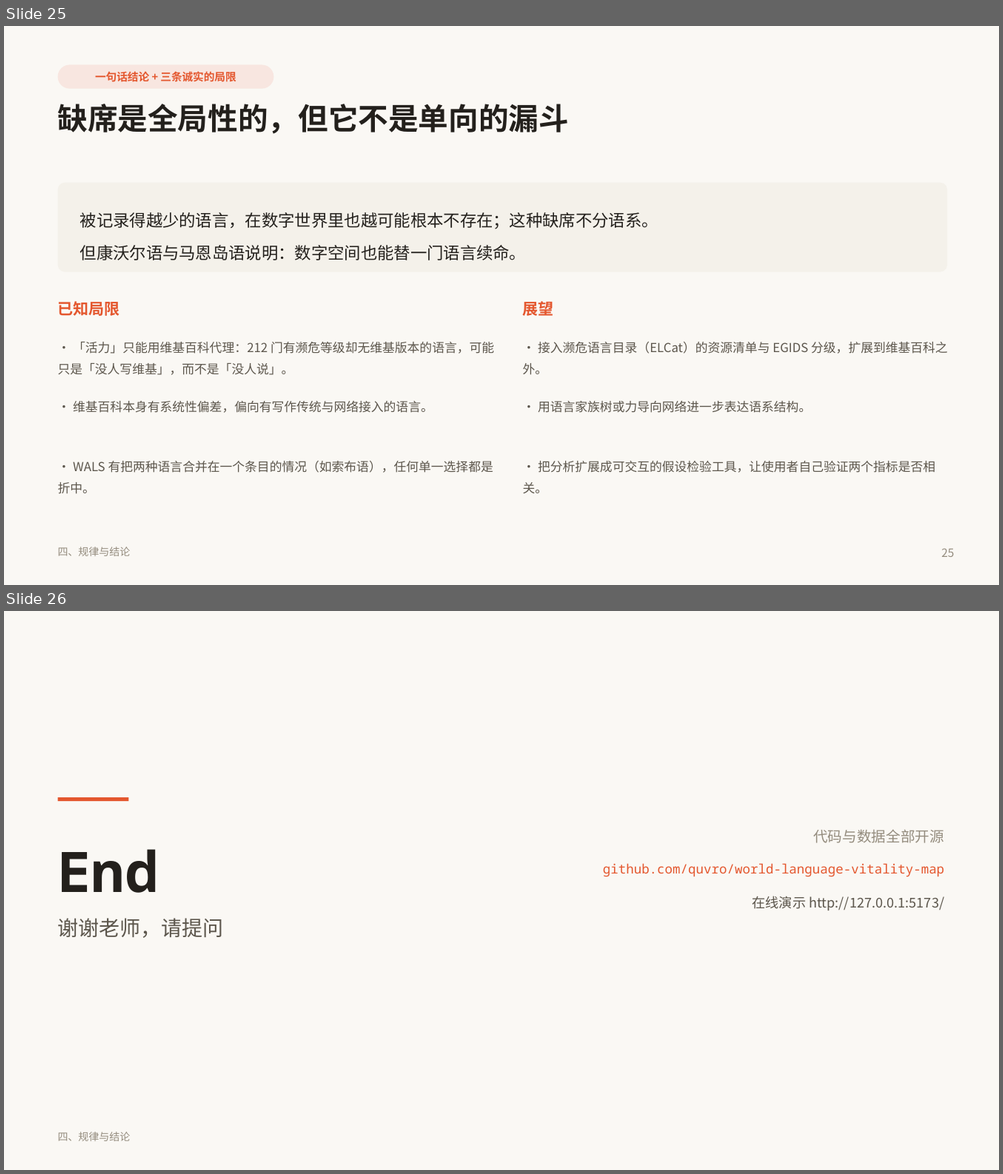
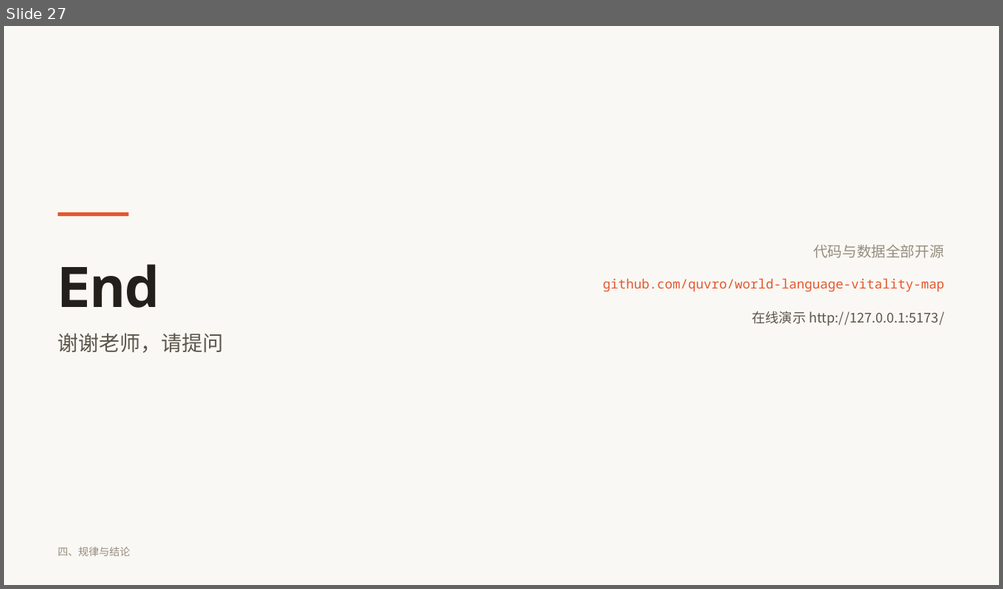
Before and after one commit to quvro/world-language-vitality-map, a slide deck: paper/世界语言赛博活力图谱_答辩PPT.pptx. Shown one above the other, each under a label of ours: slides 25 and 26 before the commit, slide 27 after it. The pictures are 1003x1174 and 1003x589 pixels, drawn with LibreOffice and Linux fonts; fonts in the diff are those of the drawing. Boxes give left, top, right and bottom in pixels: in the first picture for what was removed or moved away, otherwise in the second. Text is boxed around its words. In the diff, an @@ line names an element or a change of style, - is before the commit and + after.

Commit message:
﻿refactor(ppt): 第四部分重写为「结论与展望」
按用户要求拆成三块，共 4 个内容页：

23 四条规律
   10.0% 数字在场率 / 8 对 8 同向显著 / 15 个语系全是多数无维基 / 但不是单向漏斗
24 两个小例子
   例一 康沃尔语：最后一位母语者 1777 年去世，月阅读量 10.3 万 → 215 万（21 倍）
   例二 塞德克语 +10,270%：基线只有个位数，任何小波动都被放大 —— 增长率本身会骗人
   附一个只有作者知道的小细节：WALS 码 deu 在这份数据里是 Deuri 不是德语
25 三点不足与三条下一步
   覆盖面 / 单平台 / 端点敏感（首尾比值）→ 全量 Glottolog / 多平台 / Mann-Kendall 趋势检验
26 参考文献（9 条）

页脚统一改为「四、结论与展望」。总页数 26 → 27。
讲稿同步重导出：3,499 字。

```diff
--- a/paper/世界语言赛博活力图谱_答辩PPT.pptx
+++ b/paper/世界语言赛博活力图谱_答辩PPT.pptx
@@ slide 25 removed at [4, 26, 999, 585], background #FAF8F4 @@
@@ rounded rectangle removed at [58, 64, 274, 89] @@
-一句话结论 + 三条诚实的局限
@@ text removed at [58, 104, 569, 134] @@
-缺席是全局性的，但它不是单向的漏斗
@@ rounded rectangle removed at [58, 183, 947, 272] @@
@@ text removed at [80, 212, 658, 261] @@
-被记录得越少的语言，在数字世界里也越可能根本不存在；这种缺席不分语系。
-但康沃尔语与马恩岛语说明：数字空间也能替一门语言续命。
@@ text removed at [58, 301, 120, 316] @@
-已知局限
@@ text removed at [523, 299, 554, 318] @@
-展望
@@ text removed at [58, 342, 494, 375] @@
-· 「活力」只能用维基百科代理：212 门有濒危等级却无维基版本的语言，可能只是「没人写维基」，而不是「没人说」。
@@ text removed at [523, 342, 948, 375] @@
-· 接入濒危语言目录（ELCat）的资源清单与 EGIDS 分级，扩展到维基百科之外。
@@ text removed at [73, 401, 433, 413] @@
-· 维基百科本身有系统性偏差，偏向有写作传统与网络接入的语言。
@@ text removed at [538, 401, 811, 413] @@
-· 用语言家族树或力导向网络进一步表达语系结构。
@@ text removed at [58, 461, 493, 494] @@
-· WALS 有把两种语言合并在一个条目的情况（如索布语），任何单一选择都是折中。
@@ text removed at [523, 461, 935, 494] @@
-· 把分析扩展成可交互的假设检验工具，让使用者自己验证两个指标是否相关。
@@ text removed at [58, 547, 131, 557] @@
-四、规律与结论
@@ text removed at [941, 548, 953, 557] @@
-25
@@ what was slide 26 is now slide 27 @@
```
Also in this commit, not shown: 1 slide changed, 4 slides added, 2 other slides removed, 4 other files.
